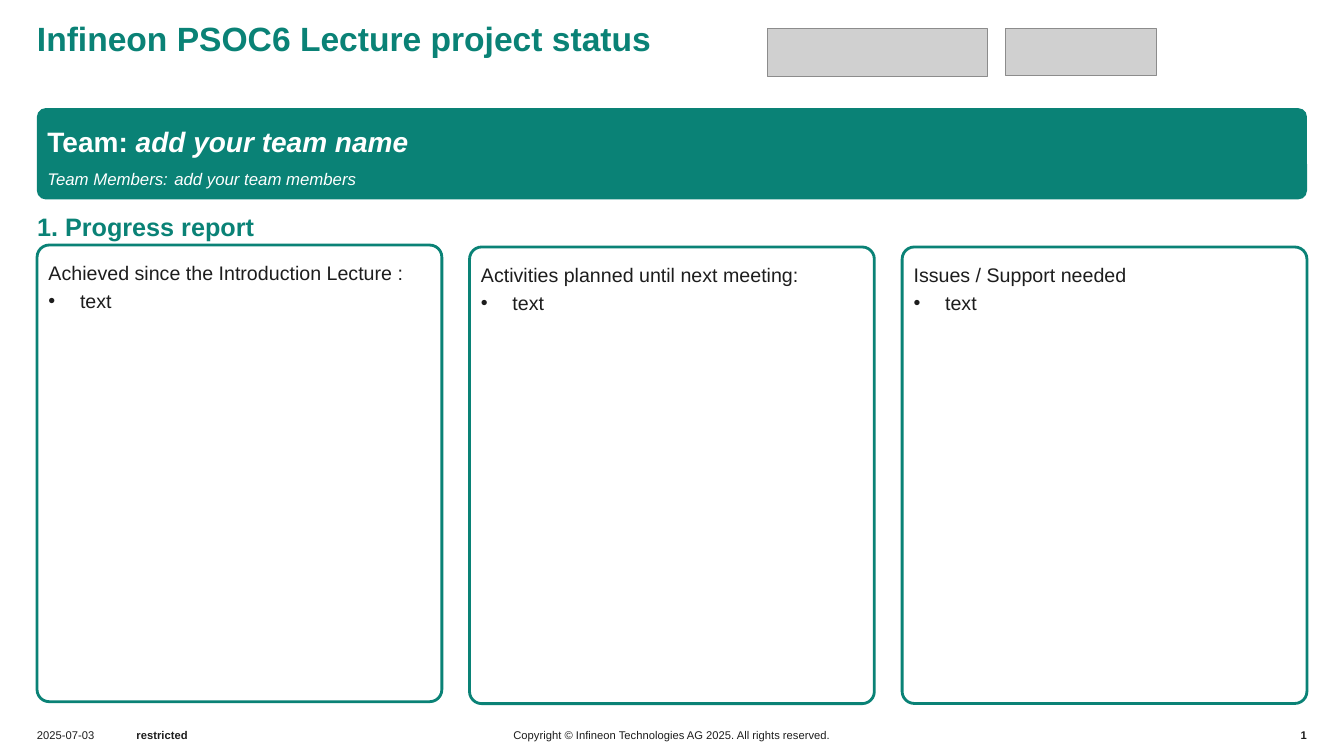
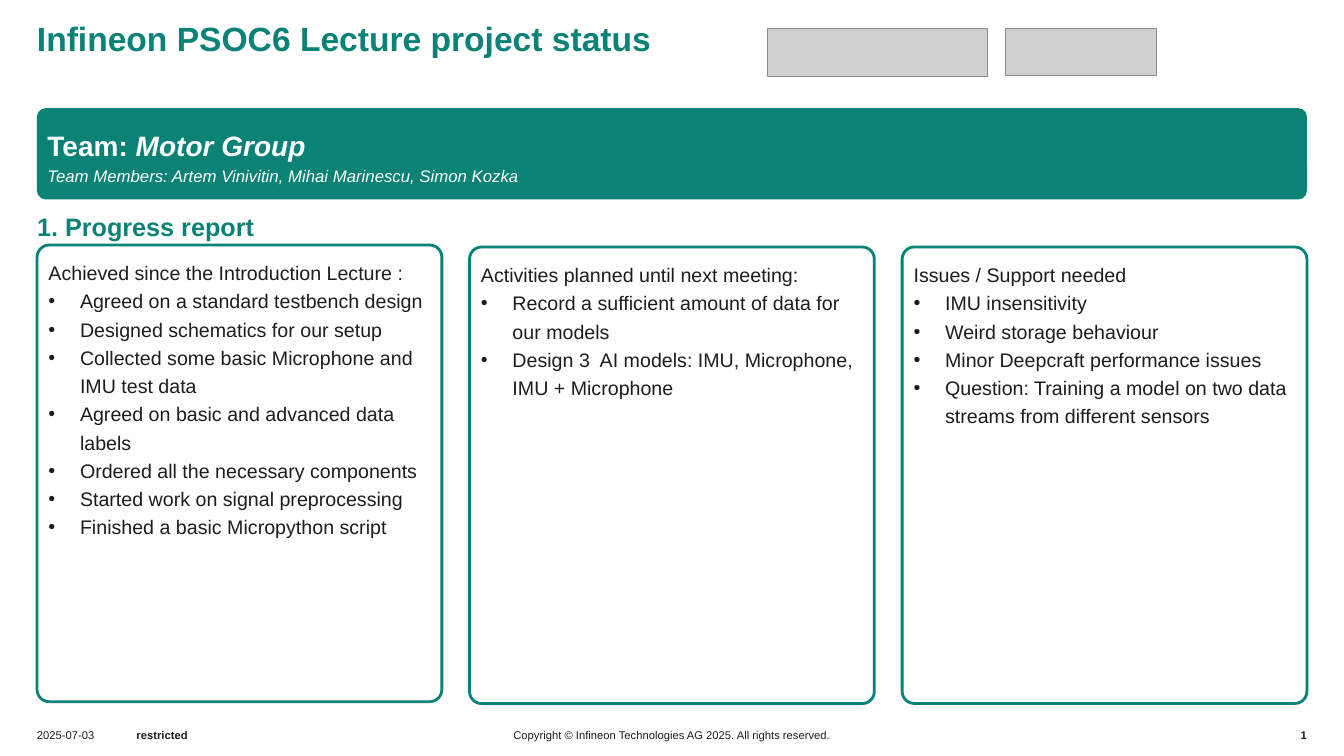
Before and after one commit to simon-kozka/MOTOR_GROUP___micropython-hands-on-course, a slide deck: slide 1 of report/Infineon_PSOC6_Lecture_Project_Status_Template.pptx. Drawn at 1344x756 pixels with LibreOffice and Linux fonts; fonts in the diff are those of the drawing; grey boxes stand for pictures; background and template pictures are left out. Boxes give left, top, right and bottom in pixels: in the first picture for what was removed or moved away, otherwise in the second. Text is boxed around its words. In the diff, an @@ line names an element or a change of style, - is before the commit and + after.

Commit message:
added first report

```diff
--- a/report/Infineon_PSOC6_Lecture_Project_Status_Template.pptx
+++ b/report/Infineon_PSOC6_Lecture_Project_Status_Template.pptx
@@ text in rounded rectangle at bbox=[47, 136, 519, 184]: text changed @@
-Team: add your team name
-Team Members: add your team members
+Team: Motor Group
+Team Members: Artem Vinivitin, Mihai Marinescu, Simon Kozka
@@ text in rounded rectangle at bbox=[80, 293, 423, 538]: text changed @@
-• text
+• Agreed on a standard testbench design
+• Designed schematics for our setup
+• Collected some basic Microphone and IMU test data
+• Agreed on basic and advanced data labels
+• Ordered all the necessary components
+• Started work on signal preprocessing
+• Finished a basic Micropython script
@@ text in rounded rectangle at bbox=[512, 295, 853, 399]: text changed @@
-• text
+• Record a sufficient amount of data for our models
+• Design 3 AI models: IMU, Microphone, IMU + Microphone
@@ text in rounded rectangle at bbox=[945, 295, 1286, 424]: text changed @@
-• text
+• IMU insensitivity
+• Weird storage behaviour
+• Minor Deepcraft performance issues
+• Question: Training a model on two data streams from different sensors
```
